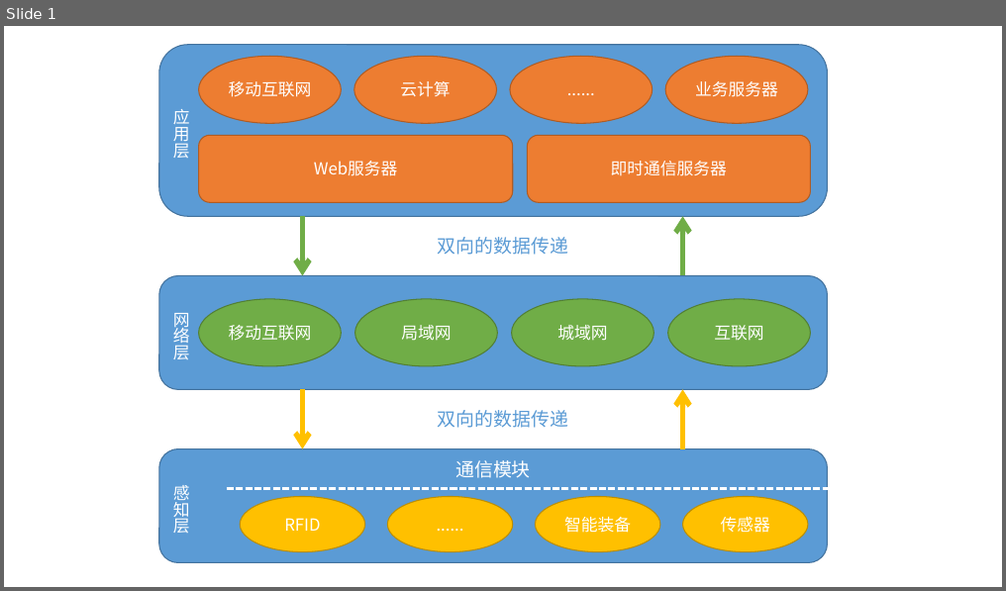
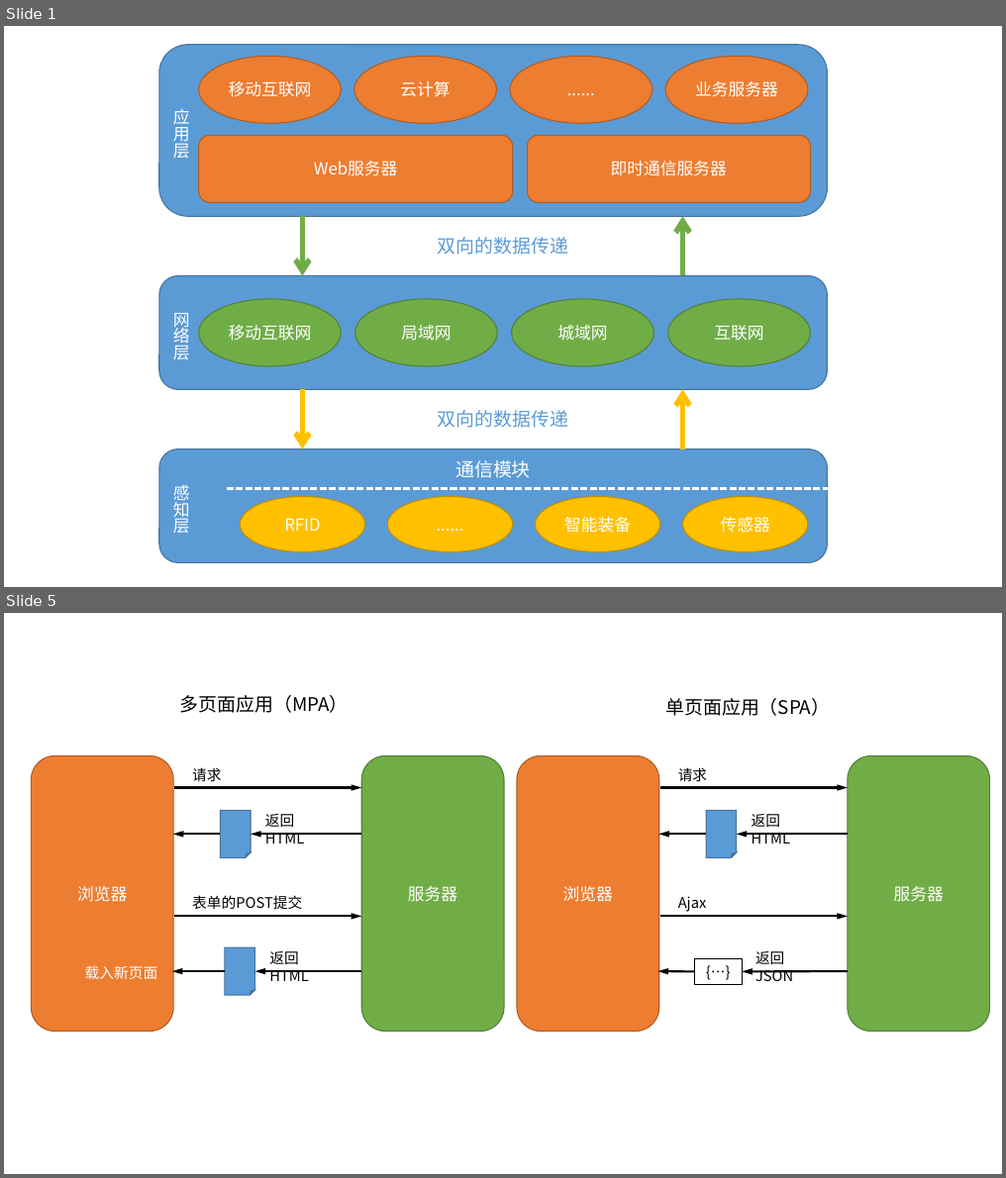
Before and after one commit to taowenyin/FullStackDeveloperGuide, a slide deck: Chapter1/Screenshot/original/iot.pptx. Shown one above the other, each under a label of ours: slide 1 before the commit, slides 1 and 5 after it; the slides between them are not shown. The pictures are 1006x591 and 1006x1178 pixels, drawn with LibreOffice and Linux fonts; fonts in the diff are those of the drawing. Boxes give left, top, right and bottom in pixels: in the first picture for what was removed or moved away, otherwise in the second. Text is boxed around its words. In the diff, an @@ line names an element or a change of style, - is before the commit and + after.

```diff
--- a/Chapter1/Screenshot/original/iot.pptx
+++ b/Chapter1/Screenshot/original/iot.pptx
@@ slide 5 added at (4,613,1002,1174), background #FFFFFF @@
@@ text added at (180,695,349,713), 18 pt, text #000000 @@
+多页面应用（MPA）
@@ text added at (665,698,830,716), 18 pt, text #000000 @@
+单页面应用（SPA）
@@ rounded rectangle added at (517,756,659,1032), fill #ED7D31, outline #AF5C24 1 pt, 16 pt, text #FFFFFF @@
+浏览器
@@ rounded rectangle added at (847,756,990,1032), fill #70AD47, outline #538035 1 pt, 16 pt, text #FFFFFF @@
+服务器
@@ arrow added from (659, 787) to (847, 787), #000000 2 pt @@
@@ text added at (678,767,707,782), 14 pt, text #000000 @@
+请求
@@ folded corner added at (706,811,737,859), fill #5B9BD5, outline #43739E 1 pt @@
@@ text added at (751,814,790,844), 14 pt, text #000000 @@
+返回HTML
@@ arrow added from (706, 834) to (659, 834), #000000 2 pt @@
@@ arrow added from (847, 834) to (737, 834), #000000 2 pt @@
@@ text added at (678,896,707,912), 14 pt, text #000000 @@
+Ajax
@@ arrow added from (659, 916) to (847, 916), #000000 2 pt @@
@@ group added at (31,756,504,1032): 6 arrows, 5 texts, 2 rounded rectangles, 2 folded corners @@
+浏览器
+服务器
+请求
+返回HTML
+表单的POST提交
+返回HTML
+载入新页面
@@ rectangle added at (694,959,742,985), outline #000000 1 pt, 14 pt, text #000000 @@
+{…}
@@ text added at (755,952,793,981), 14 pt, text #000000 @@
+返回JSON
@@ arrow added from (694, 971) to (658, 971), #000000 2 pt @@
@@ arrow added from (847, 971) to (743, 971), #000000 2 pt @@
```
Also in this commit, not shown: 5 other slides added, 13 other files.
